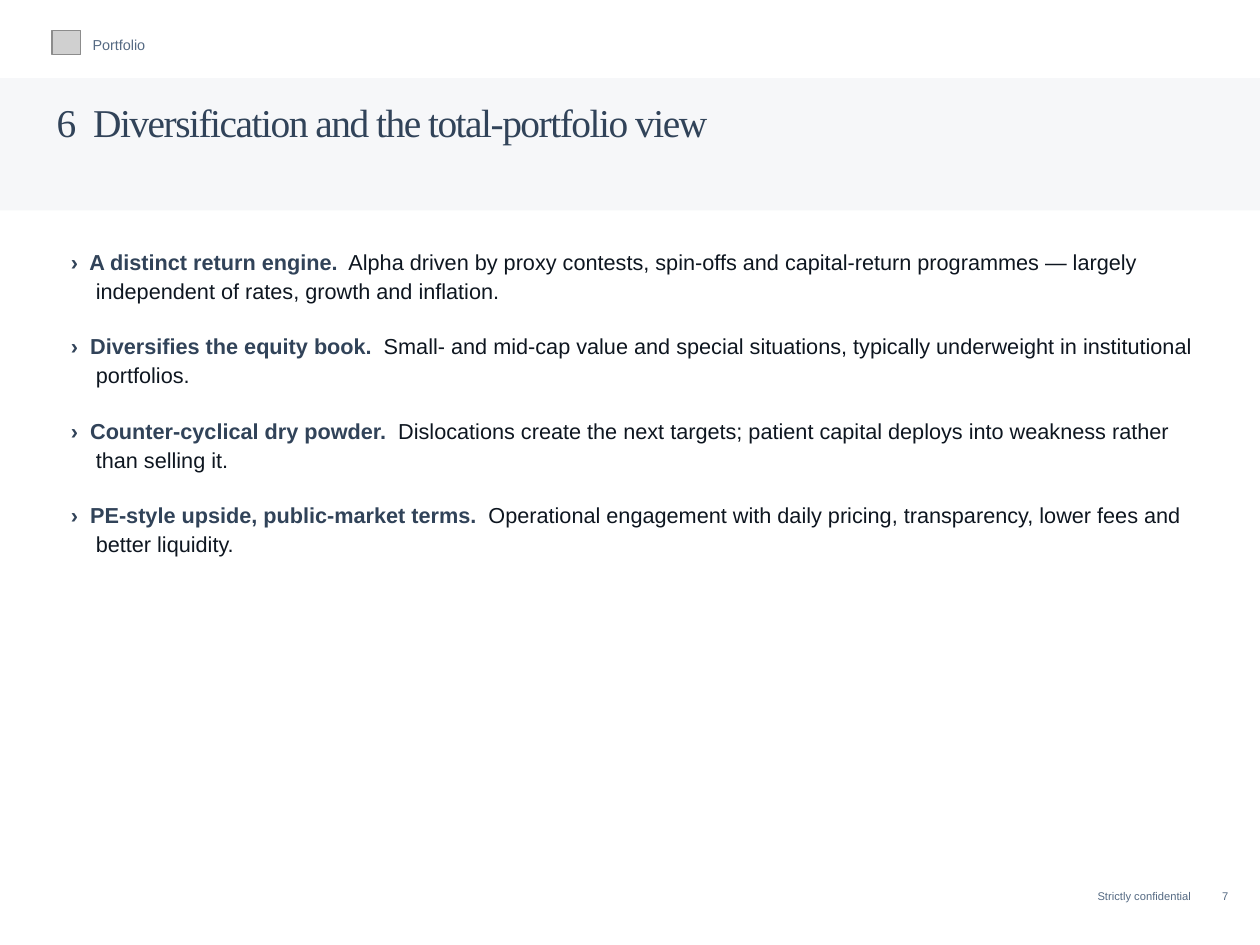
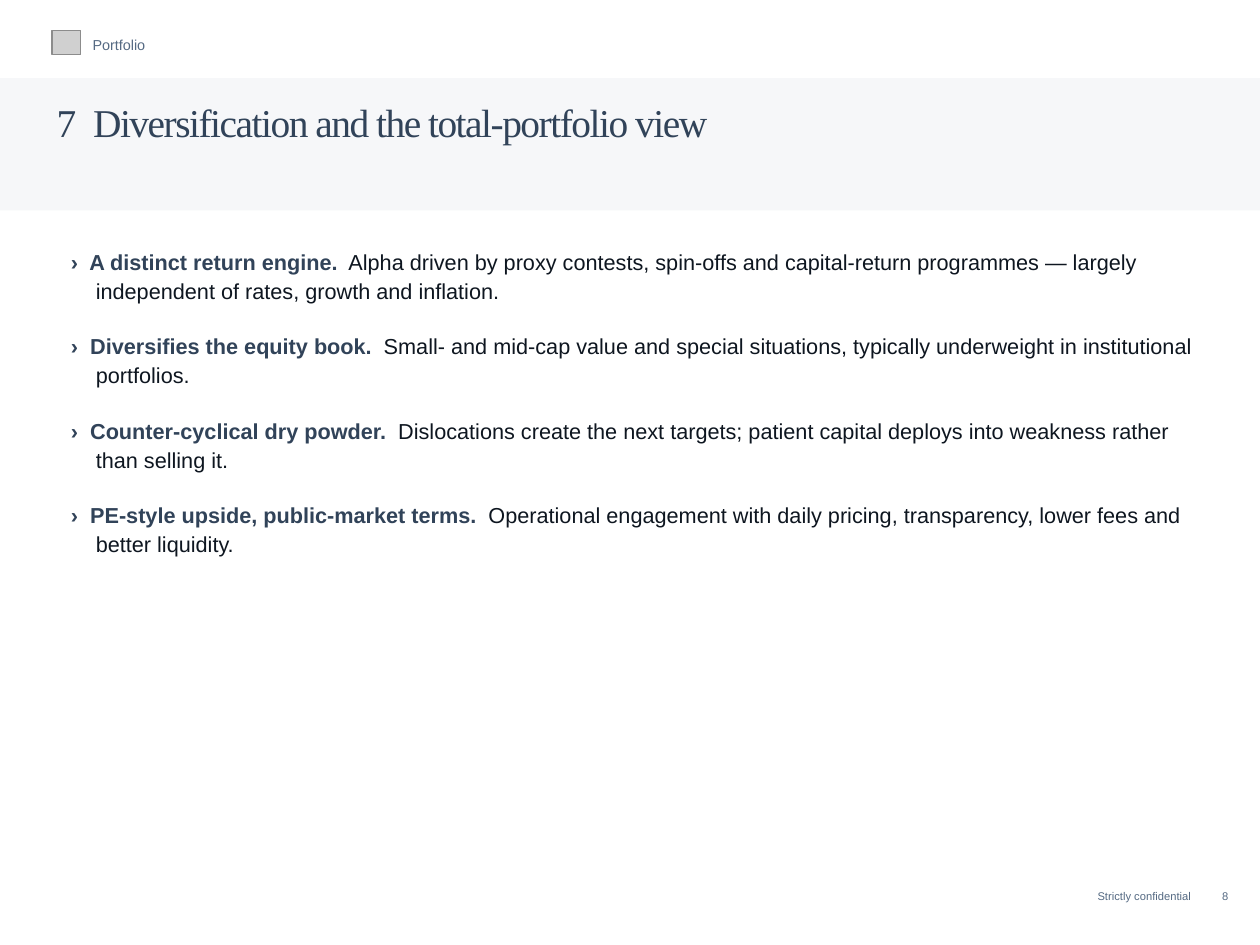
Before and after one commit to charette-lab/Claude, a slide deck: slide 10 of Athanase_Engaged_Ownership_Allocator_Deck.pptx (slide 9 before the commit). Drawn at 1260x945 pixels with LibreOffice and Linux fonts; fonts in the diff are those of the drawing; grey boxes stand for pictures. Boxes give left, top, right and bottom in pixels: in the first picture for what was removed or moved away, otherwise in the second. Text is boxed around its words. In the diff, an @@ line names an element or a change of style, - is before the commit and + after.

```diff
--- a/Athanase_Engaged_Ownership_Allocator_Deck.pptx
+++ b/Athanase_Engaged_Ownership_Allocator_Deck.pptx
@@ text at (x1=57, y1=109, x2=707, y2=145): text changed @@
-6 Diversification and the total-portfolio view
+7 Diversification and the total-portfolio view
@@ text at (x1=1098, y1=892, x2=1228, y2=903): text changed @@
-Strictly confidential 7
+Strictly confidential 8
```
Also in this commit, not shown: 59 other slides changed, 1 slide added, 1 other file.
